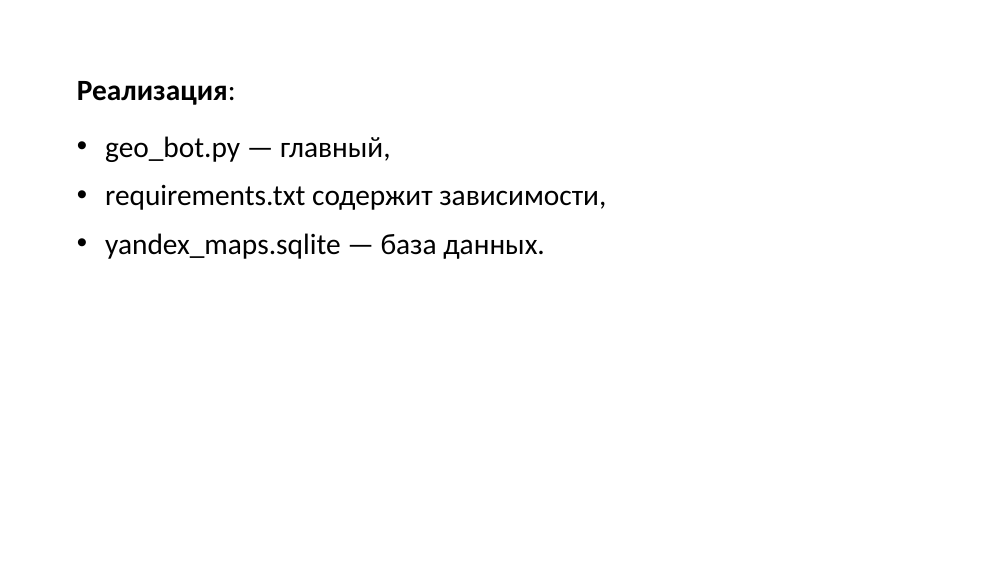
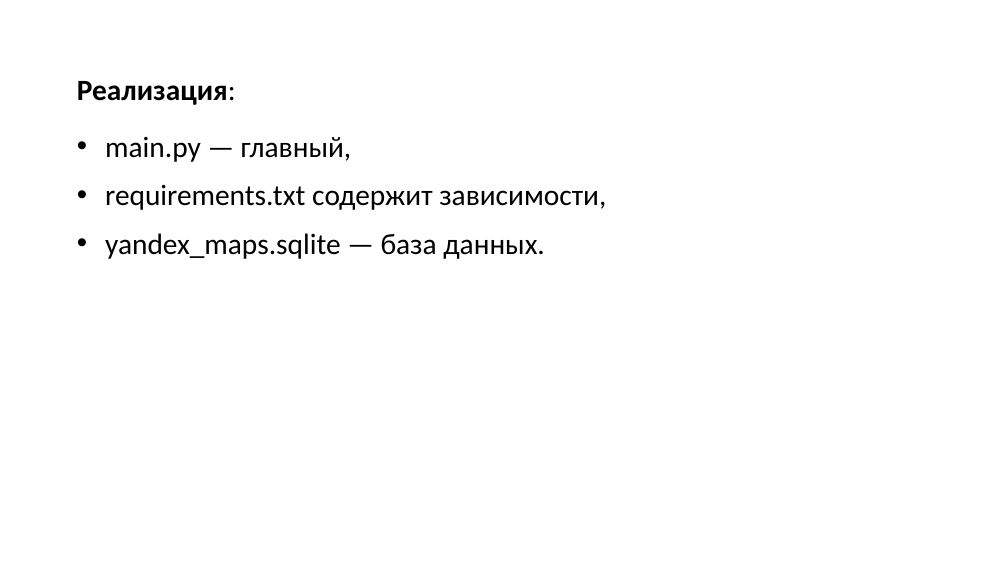
Before and after one commit to LeonKorolev2304/telegram_bot_geo, a slide deck: slide 4 of Презентация.pptx. Drawn at 1008x567 pixels with LibreOffice and Linux fonts; fonts in the diff are those of the drawing. Boxes give left, top, right and bottom in pixels: in the first picture for what was removed or moved away, otherwise in the second. Text is boxed around its words. In the diff, an @@ line names an element or a change of style, - is before the commit and + after.

```diff
--- a/Презентация.pptx
+++ b/Презентация.pptx
@@ text at [105, 137, 352, 162]: text changed @@
-• geo_bot.py — главный,
+• main.py — главный,
```
Also in this commit, not shown: 2 other files.
